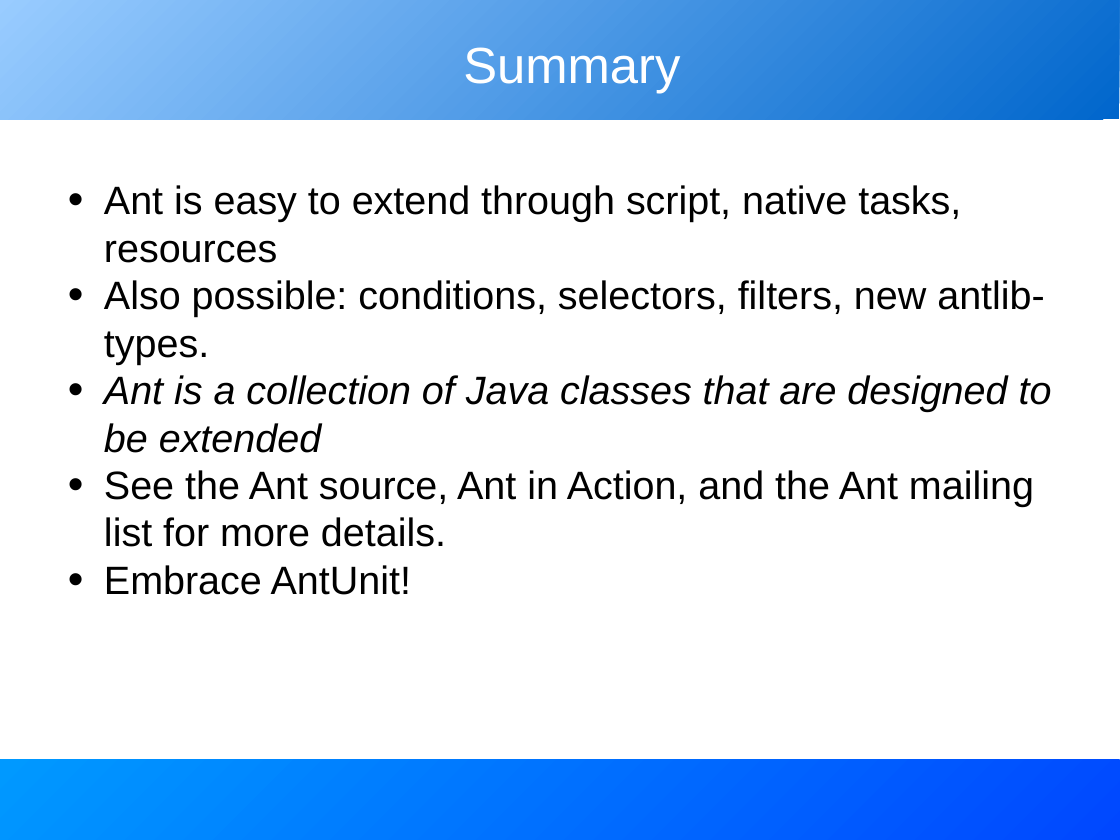
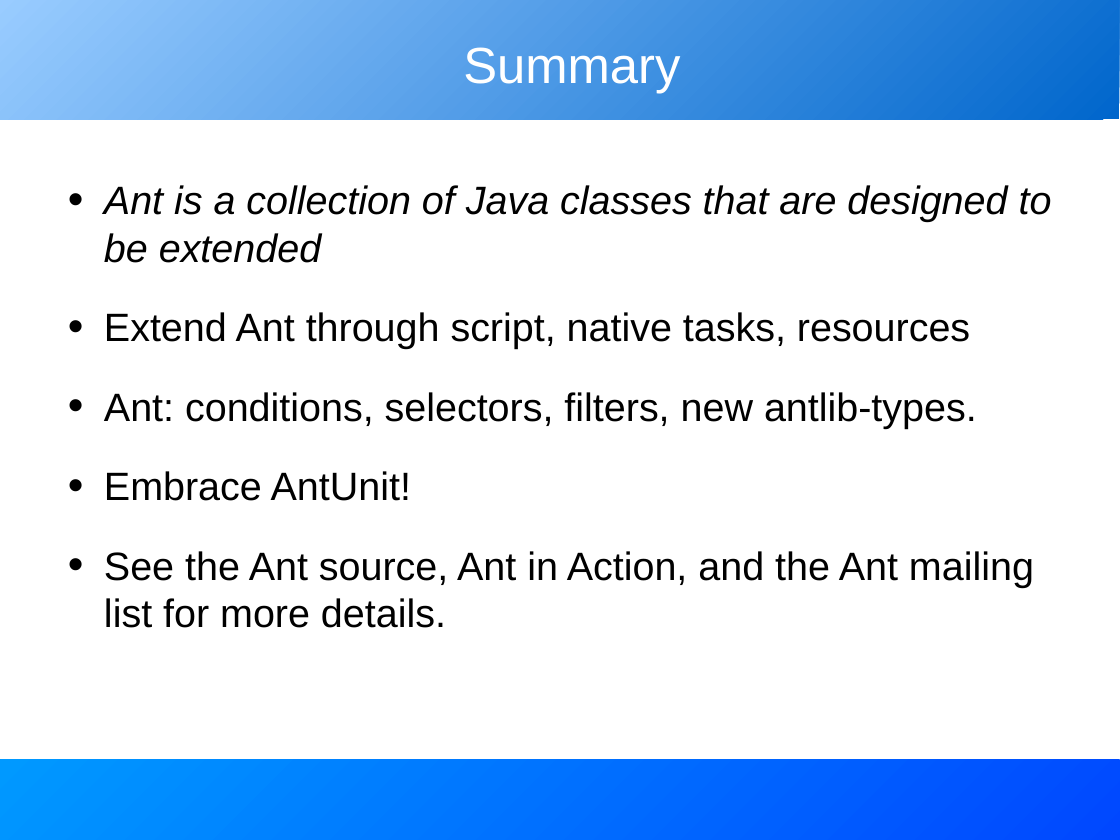
Before and after one commit to BeatrizTercero/repoSvnAnt, a slide deck: slide 30 of core/trunk/docs/slides/extending_ant.odp. Drawn at 1120x840 pixels with LibreOffice and Linux fonts; fonts in the diff are those of the drawing. Boxes give left, top, right and bottom in pixels: in the first picture for what was removed or moved away, otherwise in the second. Text is boxed around its words. In the diff, an @@ line names an element or a change of style, - is before the commit and + after.

```diff
--- a/core/trunk/docs/slides/extending_ant.odp
+++ b/core/trunk/docs/slides/extending_ant.odp
@@ text at <box>104,185,1044,364</box>: paragraphs removed @@
-• Ant is easy to extend through script, native tasks, resources
-• Also possible: conditions, selectors, filters, new antlib-types.
@@ text at <box>104,185,1052,628</box>: more space between paragraphs @@
@@ text at <box>104,312,977,501</box>: paragraphs added @@
+• Extend Ant through script, native tasks, resources
+• Ant: conditions, selectors, filters, new antlib-types.
+• Embrace AntUnit!
@@ text at <box>104,565,411,595</box>: paragraph removed @@
-• Embrace AntUnit!
```
Also in this commit, not shown: 7 other slides changed.
